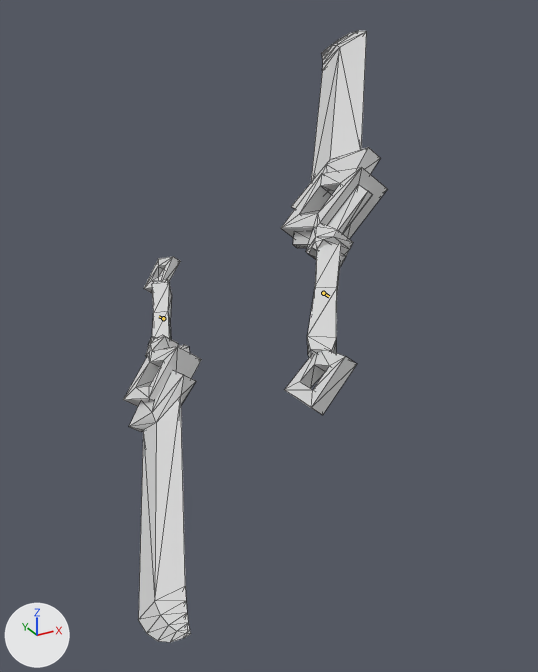
The FBX model zdsp/zdspclient/Assets/Models/Characters/Pc_animation/female_dagger/female_dagger@dying.fbx, before and after one commit.
Camera for both pictures: a 50 mm camera at (-0.435, -0.811, 2.938) aimed at (0.119, 0.197, 2.434). Arrows for +X, +Y and +Z are at lower left; the lights stay in place. Both versions are drawn at frame 12 of the action 'Take 001'; the numbers are the values there. The bones that change are drawn over the model as lines. Mesh edges are drawn as thin lines.

Objects in the first picture: 'dagger_01', 'dagger_02'.
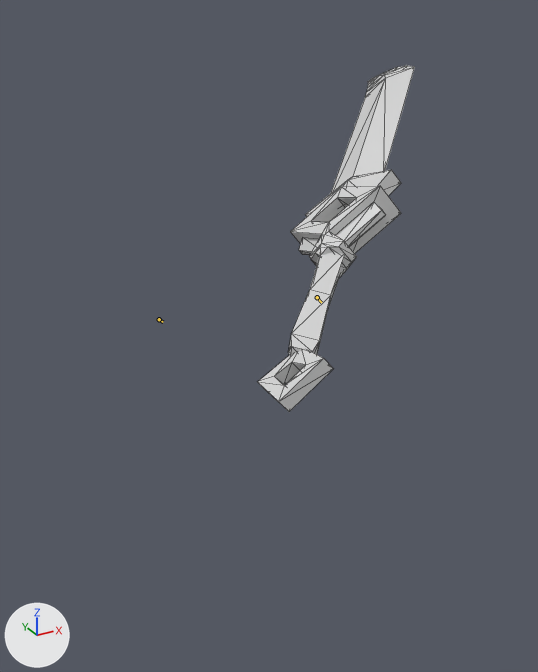
Pixel boxes (x1, y1, x2, y2) of what changed, in the pictures (538 x 672 px):
'dagger_01', posed (48% wider, 10% shorter)
    before: (281, 30, 387, 415)
    after: (258, 65, 415, 412)
'dagger_02', no longer drawn
    before: (123, 257, 202, 642)
bone 'weapon00', root to tip
    before: (323, 293) to (329, 296)
    after: (317, 297) to (321, 302)
bone '2weapon00', root to tip
    before: (163, 318) to (159, 316)
    after: (159, 319) to (163, 322)

The edits, one by one:
Bone 'weapon00' (bone_weapon00) moves from (7.2, -3.8, 259.6) to (6.2, -3.7, 259.1).
Bone 'weapon00' (bone_weapon00) turns from (-53, -39, -60) to (-63, -31, -60) degrees about its own x, y and z.
Bone '2weapon00' (bone_2weapon00) moves from (3.6, 47.3, 238.2) to (149.4, -68.5, 59.0).
Bone '2weapon00' (bone_2weapon00) turns from (119, -47, -45) to (-67, -15, 90) degrees about its own x, y and z.
